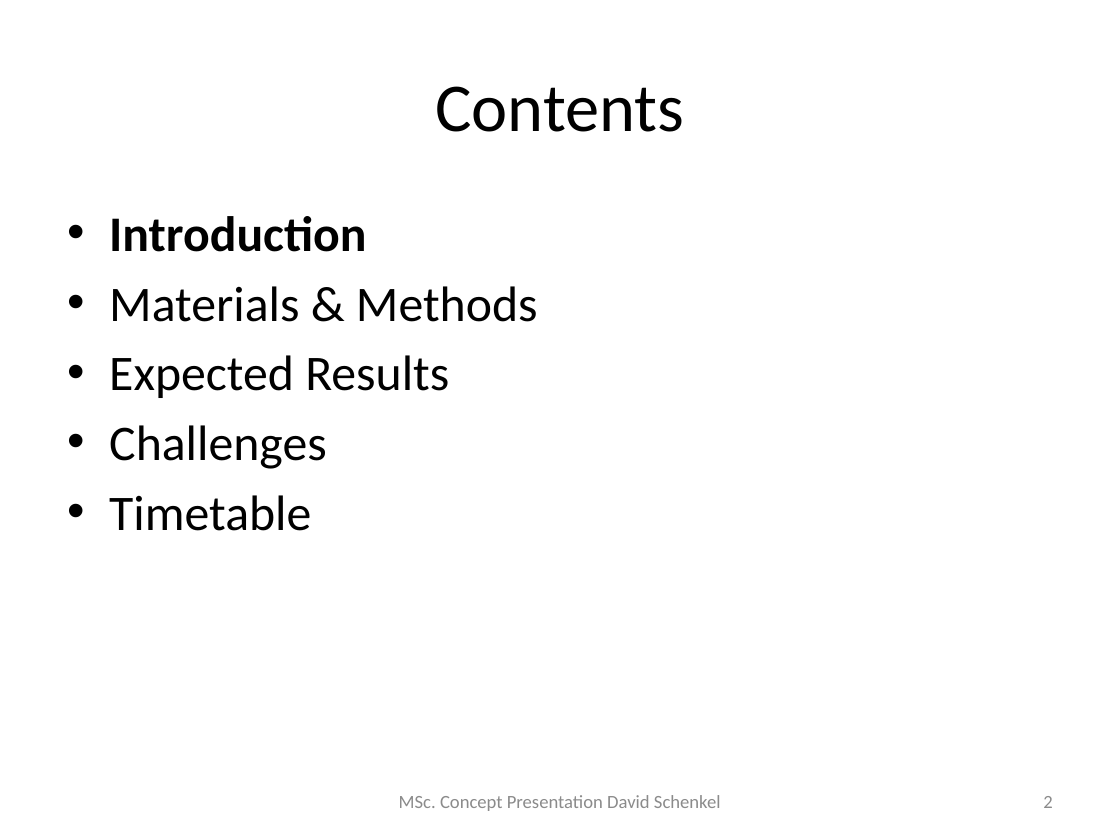
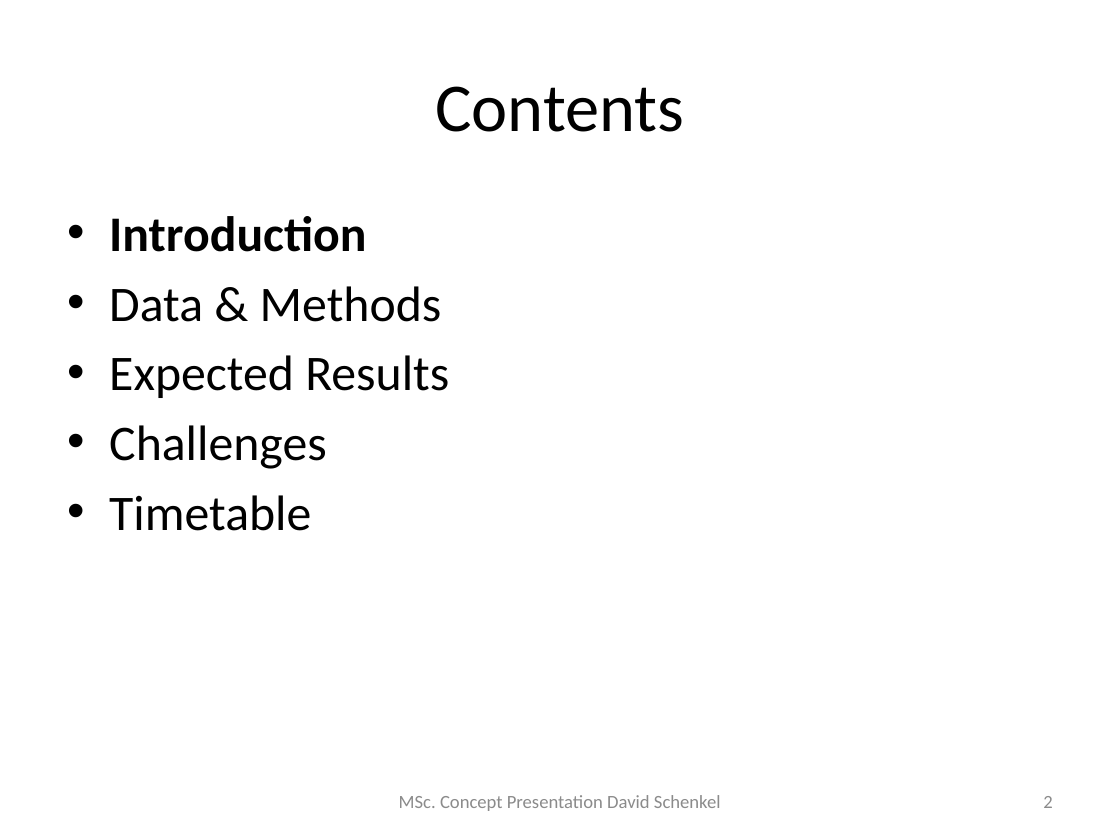
Before and after one commit to dschenkel/geo511, a slide deck: slide 2 of concept_presentation.pptx. Drawn at 1120x840 pixels with LibreOffice and Linux fonts; fonts in the diff are those of the drawing. Boxes give left, top, right and bottom in pixels: in the first picture for what was removed or moved away, otherwise in the second. Text is boxed around its words. In the diff, an @@ line names an element or a change of style, - is before the commit and + after.

```diff
--- a/concept_presentation.pptx
+++ b/concept_presentation.pptx
@@ text at bbox=[109, 286, 442, 322]: text changed @@
-• Materials & Methods
+• Data & Methods
```
Also in this commit, not shown: 19 other slides changed, 2 other files.
